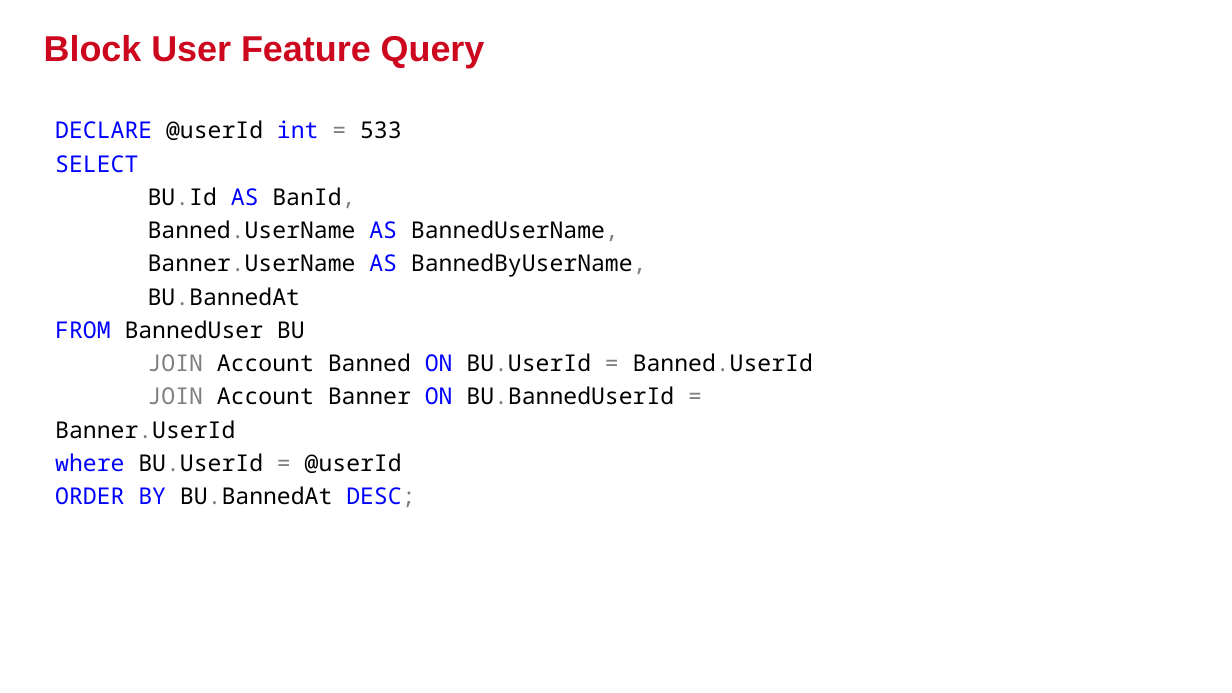
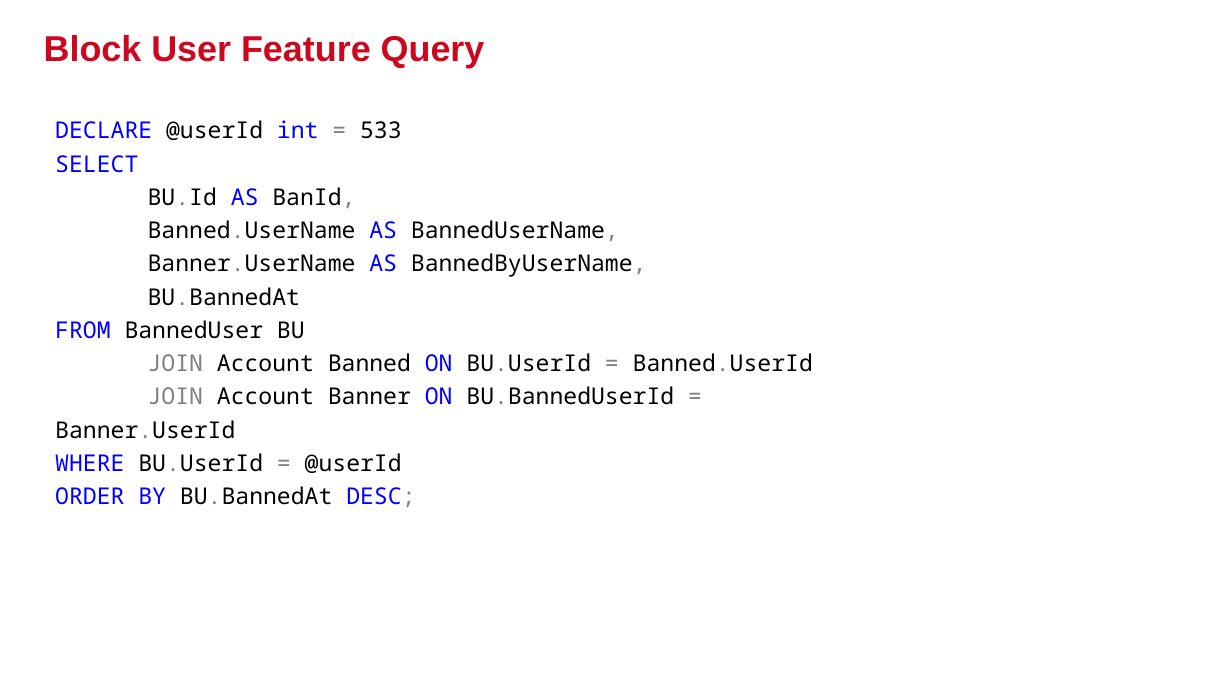
Before and after one commit to GiaHuy25/YPP4_Document, a slide deck: slide 11 of GoogleDriveScriptData/GiaHuy_Presentation_GoogleDrive.pptx. Drawn at 1232x693 pixels with LibreOffice and Linux fonts; fonts in the diff are those of the drawing; background and template pictures are left out. Boxes give left, top, right and bottom in pixels: in the first picture for what was removed or moved away, otherwise in the second. Text is boxed around its words. In the diff, an @@ line names an element or a change of style, - is before the commit and + after.

```diff
--- a/GoogleDriveScriptData/GiaHuy_Presentation_GoogleDrive.pptx
+++ b/GoogleDriveScriptData/GiaHuy_Presentation_GoogleDrive.pptx
@@ text at (55,453,402,473): text changed @@
-where BU.UserId = @userId
+WHERE BU.UserId = @userId
```
Also in this commit, not shown: 1 other file.
